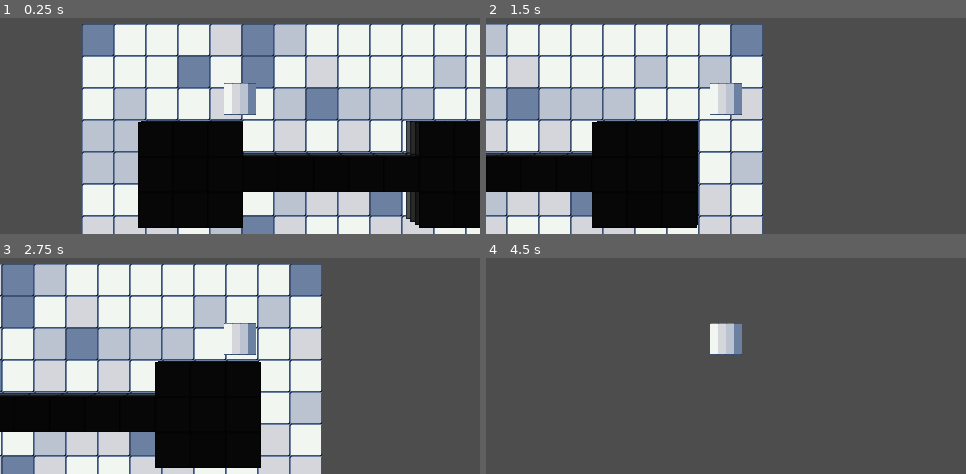
Above: before the commit, frames 1-4 (two rows, left to right).
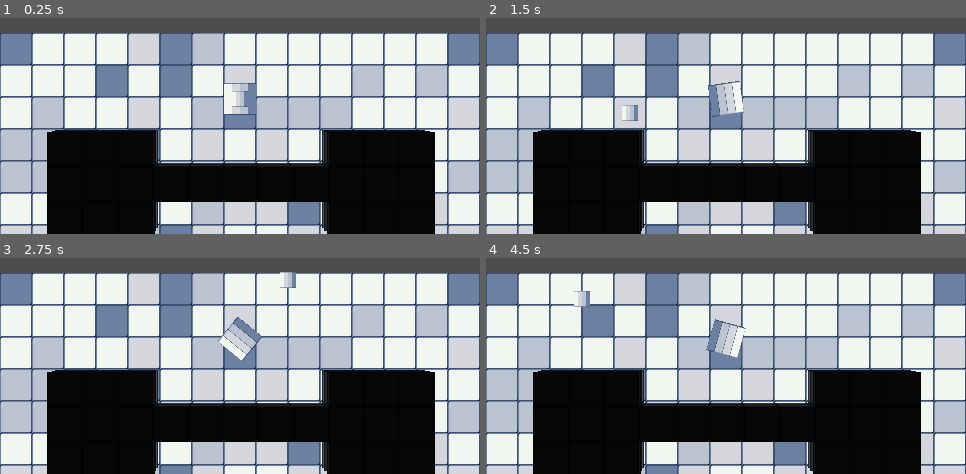
Above: after the commit, the same moments.

Repository: Jul1nk/School-Days-2
Game: Godot game, scene res://scenes/world.tscn
Two runs of this game, one before a commit and one after it. Both use one fixed random seed, a clock stepped at 60 frames per second and the inputs below. The project has no main scene, so this scene is started directly.
Inputs (mouse positions are in pixels of both pictures, inside the frame that each line leads up to):
- Up to frame 1 (0.25 s): no input
- Up to frame 2 (1.5 s): tap Enter (ui_accept) at 0.5, 0.6, 0.77, 1.07, 1.35 s; move the mouse to (831, 84) at 0.52 s; hold Right (ui_right) from 0.53 s (still down); move the mouse to (630, 113) at 1.27 s
- Up to frame 3 (2.75 s): tap Enter (ui_accept) at 1.52, 1.82, 2.1 s; move the mouse to (288, 279) at 2.02 s; release Right (ui_right) at 2.03 s; hold Left (ui_left) from 2.03 s (still down)
- Up to frame 4 (4.5 s): move the mouse to (702, 391) at 2.77 s; release Left (ui_left) at 2.78 s; hold Right (ui_right) 2.78-4.28 s; tap Enter (ui_accept) at 2.85, 3.02, 3.32, 3.6, 3.77, 4.07, 4.25, 4.35 s; move the mouse to (870, 378) at 3.52 s; move the mouse to (582, 299) at 4.27 s; hold Left (ui_left) from 4.28 s (still down)

The runs differ from the first frame. In frame 1, 72% of the frame differs, in the area x 0-100%, y 2-100%; in frame 2, 78%; in frame 3, 77%; in frame 4, 93%, in the area x 0-100%, y 6-100%.

Commit message:
Player mouse

Diff:
--- a/project.godot
+++ b/project.godot
@@ -22,6 +22,29 @@
 window/size/resizable=false
 window/stretch/mode="viewport"
 
+[input]
+
+up={
+"deadzone": 0.5,
+"events": [Object(InputEventKey,"resource_local_to_scene":false,"resource_name":"","device":-1,"window_id":0,"alt_pressed":false,"shift_pressed":false,"ctrl_pressed":false,"meta_pressed":false,"pressed":false,"keycode":0,"physical_keycode":87,"key_label":0,"unicode":122,"echo":false,"script":null)
+]
+}
+down={
+"deadzone": 0.5,
+"events": [Object(InputEventKey,"resource_local_to_scene":false,"resource_name":"","device":-1,"window_id":0,"alt_pressed":false,"shift_pressed":false,"ctrl_pressed":false,"meta_pressed":false,"pressed":false,"keycode":0,"physical_keycode":83,"key_label":0,"unicode":115,"echo":false,"script":null)
+]
+}
+left={
+"deadzone": 0.5,
+"events": [Object(InputEventKey,"resource_local_to_scene":false,"resource_name":"","device":-1,"window_id":0,"alt_pressed":false,"shift_pressed":false,"ctrl_pressed":false,"meta_pressed":false,"pressed":false,"keycode":0,"physical_keycode":65,"key_label":0,"unicode":113,"echo":false,"script":null)
+]
+}
+right={
+"deadzone": 0.5,
+"events": [Object(InputEventKey,"resource_local_to_scene":false,"resource_name":"","device":-1,"window_id":0,"alt_pressed":false,"shift_pressed":false,"ctrl_pressed":false,"meta_pressed":false,"pressed":false,"keycode":0,"physical_keycode":68,"key_label":0,"unicode":100,"echo":false,"script":null)
+]
+}
+
 [rendering]
 
 renderer/rendering_method="gl_compatibility"
--- /dev/null
+++ b/scenes/player.tscn
@@ -0,0 +1,25 @@
+[gd_scene load_steps=4 format=3 uid="uid://uklat60xqlk6"]
+
+[ext_resource type="Script" path="res://scripts/player.gd" id="1_3m2ps"]
+[ext_resource type="Texture2D" uid="uid://026h7fuafqv2" path="res://assets/vfx/floor_tiles.png" id="2_if4hq"]
+
+[sub_resource type="CircleShape2D" id="CircleShape2D_do65j"]
+radius = 16.1245
+
+[node name="player" type="CharacterBody2D"]
+script = ExtResource("1_3m2ps")
+
+[node name="rotatage" type="Node2D" parent="."]
+
+[node name="player_sprite" type="Sprite2D" parent="rotatage"]
+scale = Vector2(0.25, 1)
+texture = ExtResource("2_if4hq")
+
+[node name="player_col" type="CollisionShape2D" parent="."]
+shape = SubResource("CircleShape2D_do65j")
+
+[node name="Camera2D" type="Camera2D" parent="."]
+
+[node name="mouse_sprite" type="Sprite2D" parent="."]
+scale = Vector2(0.125, 0.5)
+texture = ExtResource("2_if4hq")
--- a/scenes/world.tscn
+++ b/scenes/world.tscn
@@ -1,10 +1,7 @@
-[gd_scene load_steps=6 format=3 uid="uid://cye17wpdukni4"]
+[gd_scene load_steps=5 format=3 uid="uid://cye17wpdukni4"]
 
+[ext_resource type="PackedScene" uid="uid://uklat60xqlk6" path="res://scenes/player.tscn" id="1_jay8r"]
 [ext_resource type="Texture2D" uid="uid://026h7fuafqv2" path="res://assets/vfx/floor_tiles.png" id="1_v82ol"]
-[ext_resource type="Script" path="res://scripts/player.gd" id="2_d7ho1"]
-
-[sub_resource type="CircleShape2D" id="CircleShape2D_do65j"]
-radius = 16.1245
 
 [sub_resource type="TileSetAtlasSource" id="TileSetAtlasSource_a55kt"]
 texture = ExtResource("1_v82ol")
@@ -27,18 +24,8 @@
 layer = 5
 follow_viewport_enabled = true
 
-[node name="CharacterBody2D" type="CharacterBody2D" parent="CanvasLayer_Entities"]
-position = Vector2(158, 75)
-script = ExtResource("2_d7ho1")
-
-[node name="Sprite2D" type="Sprite2D" parent="CanvasLayer_Entities/CharacterBody2D"]
-scale = Vector2(0.25, 1)
-texture = ExtResource("1_v82ol")
-
-[node name="CollisionShape2D" type="CollisionShape2D" parent="CanvasLayer_Entities/CharacterBody2D"]
-shape = SubResource("CircleShape2D_do65j")
-
-[node name="Camera2D" type="Camera2D" parent="CanvasLayer_Entities/CharacterBody2D"]
+[node name="CharacterBody2D" parent="CanvasLayer_Entities" instance=ExtResource("1_jay8r")]
+position = Vector2(240, 66)
 
 [node name="CanvasLayer_Floor" type="CanvasLayer" parent="."]
 follow_viewport_enabled = true
--- a/scripts/player.gd
+++ b/scripts/player.gd
@@ -1,27 +1,30 @@
 extends CharacterBody2D
 
+const SPEED = 150.0
 
-const SPEED = 300.0
-const JUMP_VELOCITY = -400.0
+var mouse_pos = Vector2.ZERO
+var direction = Vector2.RIGHT
 
-# Get the gravity from the project settings to be synced with RigidBody nodes.
-var gravity = 0
+@onready var mouse_sprite = $mouse_sprite
+@onready var rotatage = $rotatage
 
 
-func _physics_process(delta):
-	# Add the gravity.
-	if not is_on_floor():
-		velocity.y += gravity * delta
 
-	# Handle jump.
-	#if Input.is_action_just_pressed("ui_accept") and is_on_floor():
-		#velocity.y = JUMP_VELOCITY
 
+func _process(_delta):
+	mouse_pos = get_local_mouse_position()
+	mouse_sprite.position = mouse_pos
+
+	rotatage.rotation = atan2(mouse_pos.y, mouse_pos.x)
+
+
+
+func _physics_process(_delta):
 	# Get the input direction and handle the movement/deceleration.
 	# As good practice, you should replace UI actions with custom gameplay actions.
-	var direction = Vector2(Input.get_axis("ui_left", "ui_right"),Input.get_axis("ui_up", "ui_down"))
-	if direction:
-		velocity = direction * SPEED
+	var mvt_direction = Vector2(Input.get_axis("left", "right"),Input.get_axis("up", "down"))
+	if mvt_direction:
+		velocity = mvt_direction * SPEED
 	else:
 		velocity.x = move_toward(velocity.x, 0, SPEED)
 		velocity.y = move_toward(velocity.y, 0, SPEED)
